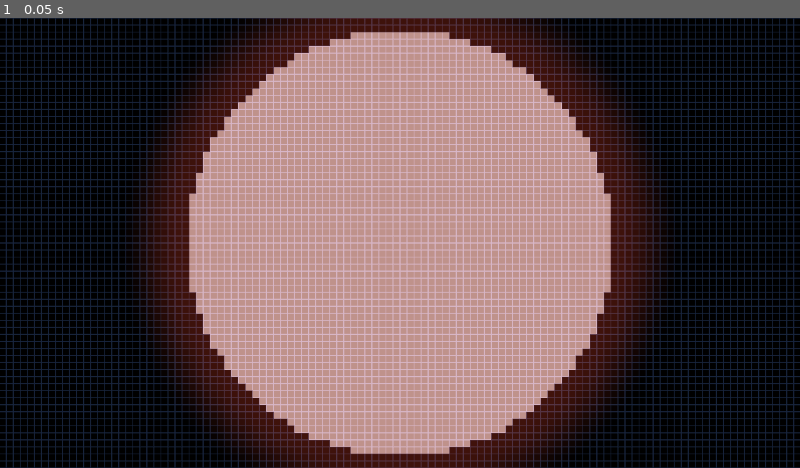
Above: before the commit, frame 1.
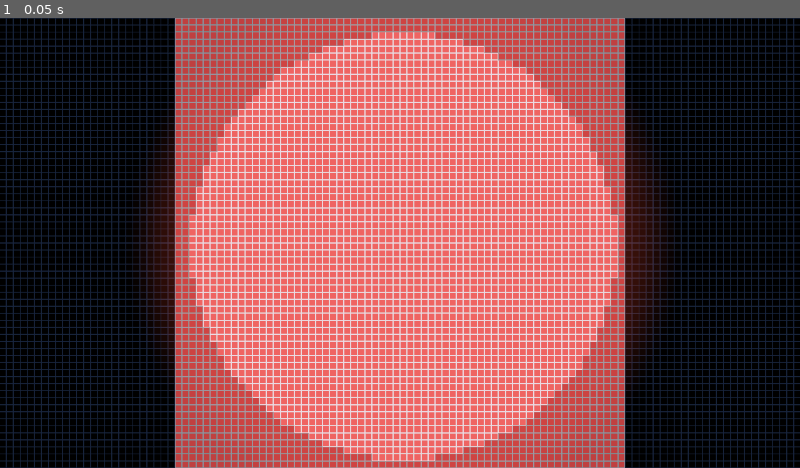
Above: after the commit, the same moment.

Repository: Masupell/sand_tetris_round
Game: Godot game, scene res://scenes/World.tscn
Two runs of this game, one before a commit and one after it. Both use one fixed random seed, a clock stepped at 60 frames per second and the inputs below. The project has no main scene, so this scene is started directly.
Inputs:
- Up to frame 1 (0.05 s): no input

The runs differ from the first frame. In frame 1, 56% of the frame differs, in the area x 21-79%, y 0-100%.

Commit message:
small rework

Diff:
--- a/Code/Shaders/world.gdshader
+++ b/Code/Shaders/world.gdshader
@@ -45,7 +45,7 @@
 	uv += 0.5;
 	vec2 uv_pixel = floor(uv*pixels)/pixels;
 	vec2 pixel_size = vec2(1.0)/pixels;
-	uv_pixel = uv_pixel + 0.5*pixel_size;
+	//uv_pixel = uv_pixel + 0.5*pixel_size;
 
 	//float scale_2 = scale * exp(-0.2 * TIME);
 
--- a/Code/background.gd
+++ /dev/null
@@ -1,11 +0,0 @@
-class_name Background
-extends ColorRect
-
-var pixels_x: float = 1280.0 / Global.size
-var pixels_y: float = 720.0 / Global.size
-
-
-func _ready() -> void:
-	print(pixels_y)
-	print(pixels_x)
-	#material.set_shader_parameter("pixels", Vector2(pixels_x, pixels_y))
--- a/Code/global.gd
+++ /dev/null
@@ -1,4 +0,0 @@
-class_name GlobalScript
-extends Node
-
-var size = 11.0
--- a/Code/grid.gd
+++ b/Code/grid.gd
@@ -1,15 +1,12 @@
-@tool
 class_name Grid
 extends Node2D
 
-var width = 127
+var width = 64
 var height = 64
 
-var size = 15#Global.size
-var pixels_x: float = 1280.0 / Global.size
-var pixels_y: float = 720.0 / Global.size
+var size = 720.0/64.0 # Based on the height of the screen, 64 "pixels" along it (in the background shader)
 
-var grid = [127*64, 1]
+var grid = [64*64, 1]
 
 func _ready() -> void:
 	queue_redraw()
@@ -17,17 +14,13 @@
 func _draw() -> void:
 	for y in height:
 		for x in width:
-			var idx = y * width + x
-			if idx % 2 == 0:
-				continue
+			#var idx = y * width + x
 			#var box = grid[idx]
 			@warning_ignore("integer_division")
-			var gap_x = 0#(1280-width*size)/2
+			var gap_x = (1280-width*size)/2
 			@warning_ignore("integer_division")
-			var gap_y = 0#(720-height*size)/2
+			var gap_y = (720-height*size)/2
 			var outer_rect = Rect2(gap_x+x*size, gap_y+y*size, size, size)
-			#print("pos:", outer_rect.position, "floor:", outer_rect.position.floor())
-			#print("size:", outer_rect.size)
 			var inner_rect = Rect2(gap_x+x*size+1, gap_y+y*size+1, size-2, size-2)
 			draw_rect(outer_rect, Color(1.0, 1.0, 1.0, 0.5))
 			draw_rect(inner_rect, Color(1.0, 0.0, 0.0, 0.5))
--- a/project.godot
+++ b/project.godot
@@ -14,10 +14,6 @@
 config/features=PackedStringArray("4.5", "Forward Plus")
 config/icon="res://icon.svg"
 
-[autoload]
-
-Global="*res://Code/global.gd"
-
 [display]
 
 window/size/viewport_width=1280
--- a/scenes/World.tscn
+++ b/scenes/World.tscn
@@ -1,8 +1,7 @@
-[gd_scene load_steps=5 format=3 uid="uid://cb8sf5lu5g8wi"]
+[gd_scene load_steps=4 format=3 uid="uid://cb8sf5lu5g8wi"]
 
 [ext_resource type="PackedScene" uid="uid://b2ktwpe1kd50a" path="res://scenes/grid.tscn" id="1_7g83o"]
 [ext_resource type="Shader" uid="uid://bqaj0kj5t3dg1" path="res://Code/Shaders/world.gdshader" id="1_kqs1s"]
-[ext_resource type="Script" uid="uid://d0foxsmrx2j3h" path="res://Code/background.gd" id="2_7g83o"]
 
 [sub_resource type="ShaderMaterial" id="ShaderMaterial_32lhk"]
 shader = ExtResource("1_kqs1s")
@@ -25,7 +24,5 @@
 offset_bottom = 720.0
 grow_horizontal = 2
 grow_vertical = 2
-script = ExtResource("2_7g83o")
 
 [node name="Grid" parent="." instance=ExtResource("1_7g83o")]
-visible = false
Not shown, removed: Code/background.gd.uid
Not shown, removed: Code/global.gd.uid
